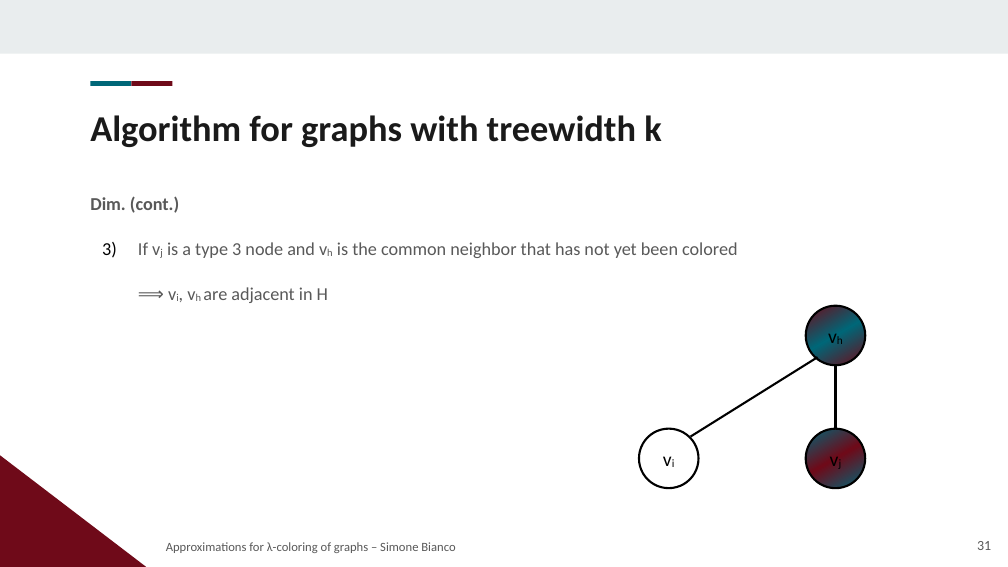
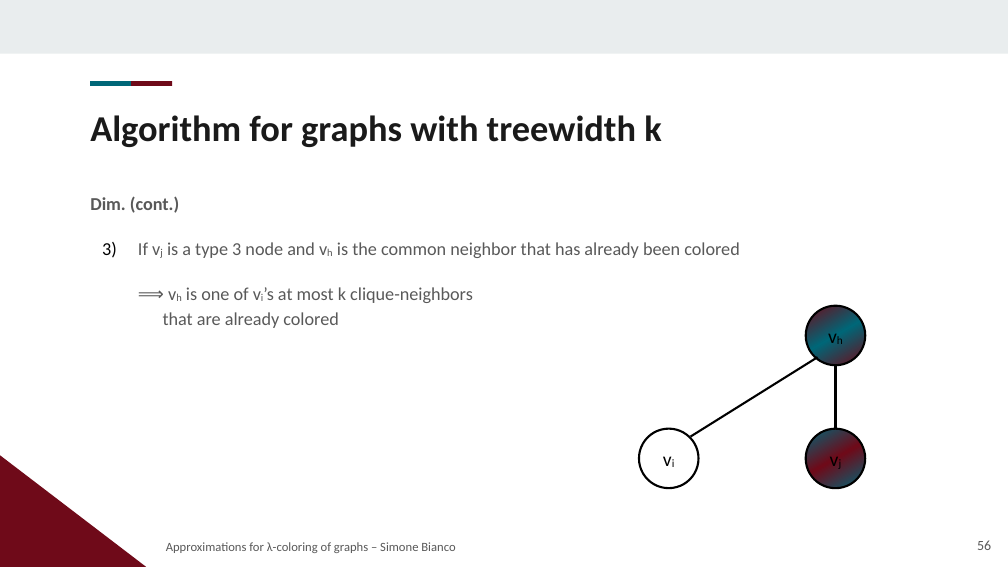
Before and after one commit to Exyss/university-notes, a slide deck: slide 56 of Presentations/Lambda Coloring/slides.odp (slide 31 before the commit). Drawn at 1008x567 pixels with LibreOffice and Linux fonts; fonts in the diff are those of the drawing; background and template pictures are left out. Boxes give left, top, right and bottom in pixels: in the first picture for what was removed or moved away, otherwise in the second. Text is boxed around its words. In the diff, an @@ line names an element or a change of style, - is before the commit and + after.

```diff
--- a/Presentations/Lambda Coloring/slides.odp
+++ b/Presentations/Lambda Coloring/slides.odp
@@ text at box(138, 242, 740, 328): text changed @@
-3) If vj is a type 3 node and vh is the common neighbor that has not yet been colored
-⟹ vi, vh are adjacent in H
+3) If vj is a type 3 node and vh is the common neighbor that has already been colored
+⟹ vh is one of vi’s at most k clique-neighbors
+that are already colored
@@ page number at box(977, 540, 991, 550): text changed @@
-31
+56
```
Also in this commit, not shown: 37 other slides changed, 26 slides added, 15 other files.
